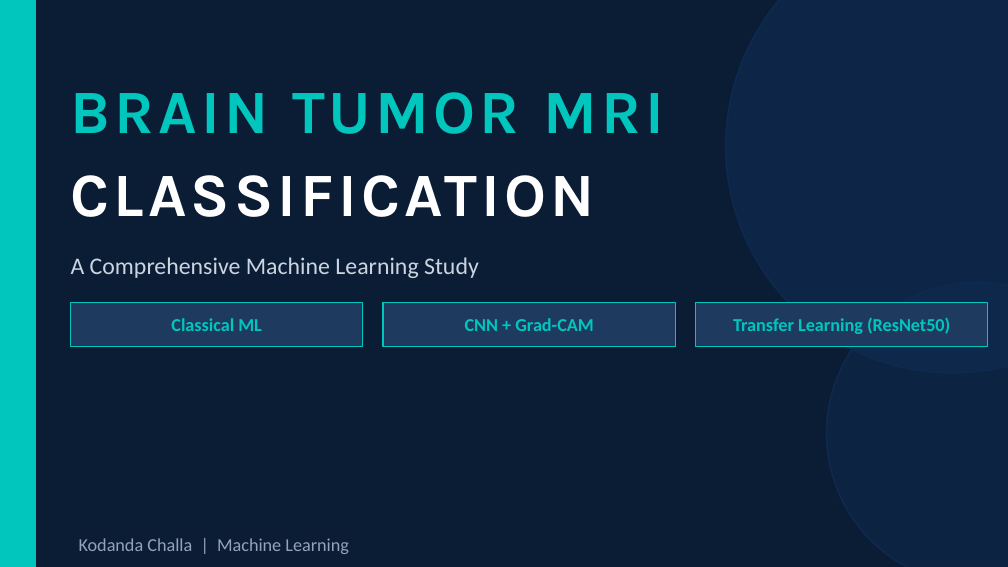
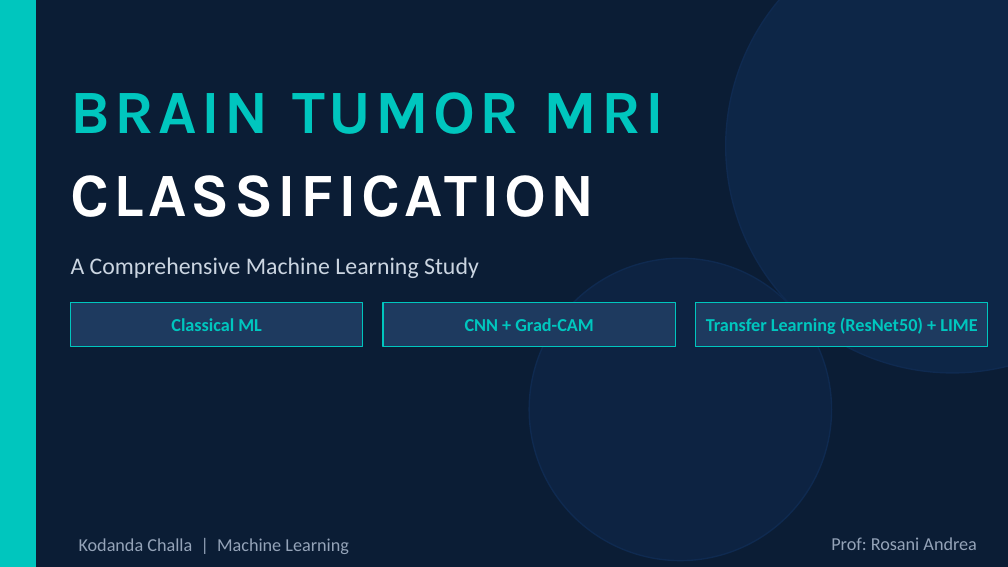
Before and after one commit to kodandachalla/Machine_Learning_Project, a slide deck: slide 1 of Reports/Brain_Tumor_ML_Presentation_v2.pptx. Drawn at 1008x567 pixels with LibreOffice and Linux fonts; fonts in the diff are those of the drawing. Boxes give left, top, right and bottom in pixels: in the first picture for what was removed or moved away, otherwise in the second. Text is boxed around its words. In the diff, an @@ line names an element or a change of style, - is before the commit and + after.

Commit message:
final

```diff
--- a/Reports/Brain_Tumor_ML_Presentation_v2.pptx
+++ b/Reports/Brain_Tumor_ML_Presentation_v2.pptx
@@ ellipse: place and size @@
-ellipse at bbox=[827, 282, 1008, 567]
+ellipse at bbox=[529, 258, 832, 560]
@@ text at bbox=[706, 318, 977, 334]: text changed @@
-Transfer Learning (ResNet50)
+Transfer Learning (ResNet50) + LIME
@@ text added at bbox=[831, 537, 976, 550], 13 pt, text #94A3B8 @@
+Prof: Rosani Andrea
```
Also in this commit, not shown: 22 other slides changed.
